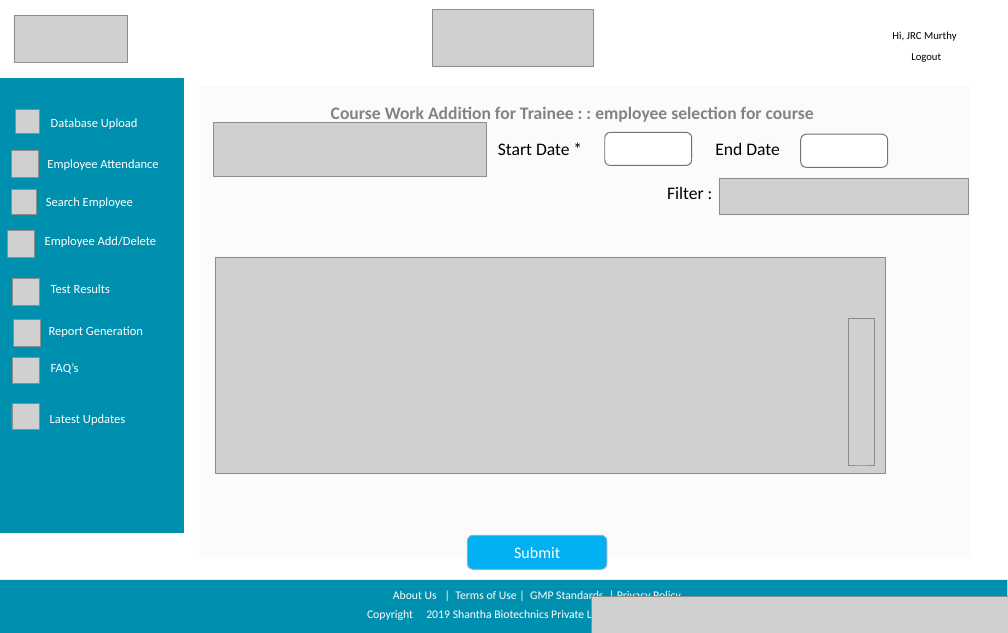
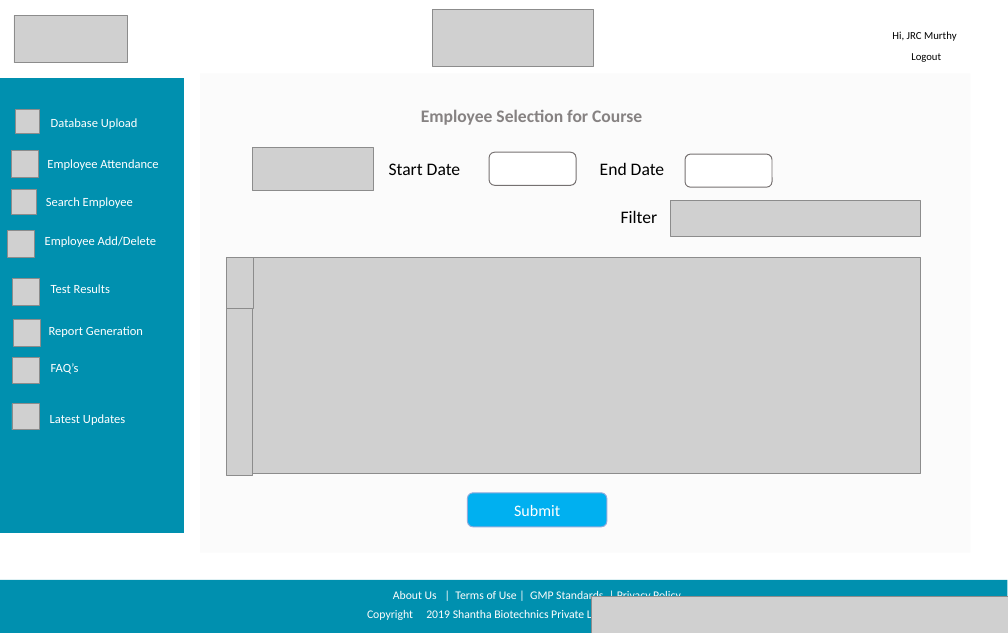
Before and after one commit to sarthakbhutani/Shantha_sih2019, a slide deck: slide 3 of Documentation/Screen Designs/Shanta Sanofi Screen Designs.pptx. Drawn at 1008x633 pixels with LibreOffice and Linux fonts; fonts in the diff are those of the drawing; grey boxes stand for pictures; background and template pictures are left out. Boxes give left, top, right and bottom in pixels: in the first picture for what was removed or moved away, otherwise in the second. Text is boxed around its words. In the diff, an @@ line names an element or a change of style, - is before the commit and + after.

```diff
--- a/Documentation/Screen Designs/Shanta Sanofi Screen Designs.pptx
+++ b/Documentation/Screen Designs/Shanta Sanofi Screen Designs.pptx
@@ text "E`" rewrapped from [200, 87, 970, 557] to [200, 74, 971, 553] @@
@@ text at [421, 110, 642, 125]: text changed @@
-Course Work Addition for Trainee : : employee selection for course
+Employee Selection for Course
@@ picture removed at [214, 122, 487, 177] @@
@@ picture added at [253, 147, 374, 191] @@
@@ text at [389, 163, 461, 175]: text changed @@
-Start Date *
+Start Date
@@ 2 rounded rectangles, 1 text: place and size @@
-2 rounded rectangles, 1 text at [605, 132, 888, 167]
+2 rounded rectangles, 1 text at [489, 152, 772, 187]
@@ picture: place and size @@
-picture at [720, 179, 969, 215]
+picture at [671, 200, 920, 236]
@@ text at [621, 210, 658, 223]: text changed @@
-Filter :
+Filter
@@ picture added at [227, 257, 253, 309] @@
@@ picture: place and size @@
-picture at [216, 257, 886, 473]
+picture at [250, 257, 920, 473]
@@ picture: place and size @@
-picture at [848, 319, 874, 465]
+picture at [227, 309, 253, 476]
@@ rounded rectangle "Submit": place and size @@
-rounded rectangle "Submit" at [467, 535, 606, 569]
+rounded rectangle "Submit" at [467, 493, 606, 527]
```
Also in this commit, not shown: 3 other slides changed, 1 slide removed.
